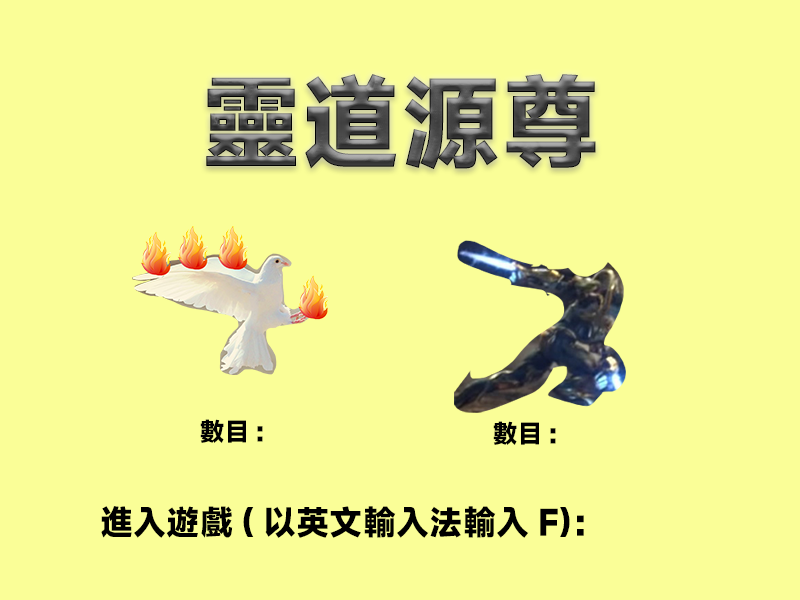
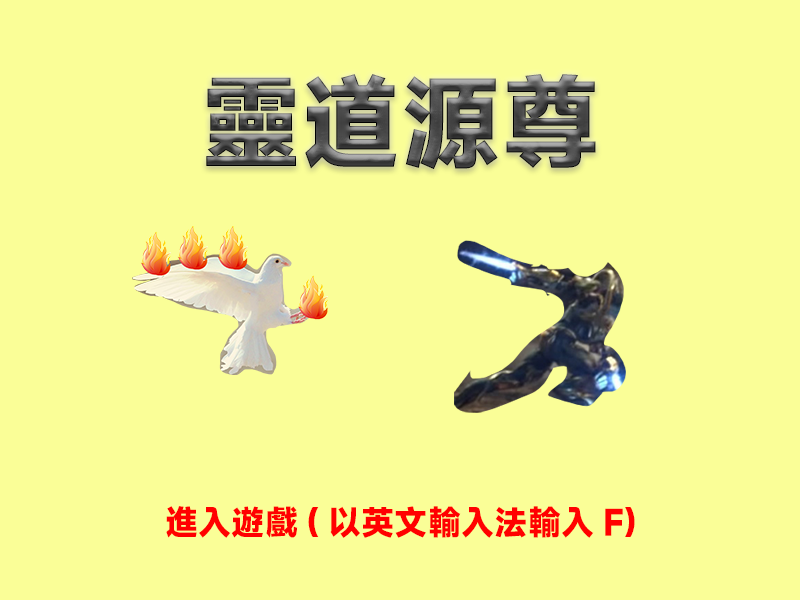
Layered file, before and after one edit (800px x 600px). Changes by layer:
removed layer "數目:" (1st of 2) over [200, 419, 263, 443]
removed layer "數目:" (2nd of 2) over [493, 421, 556, 445]
renamed "進入遊戲(以英文輸入法輸入F)：" to "進入遊戲(以英文輸入法輸入F)", painted on it over [101, 506, 635, 538]
